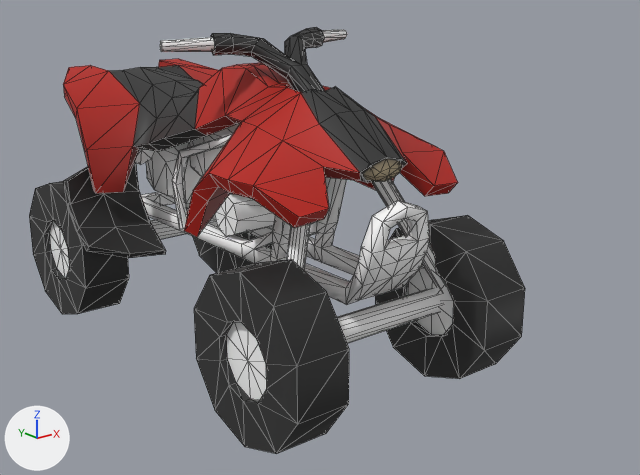
What one commit did to the glTF model EverythingLibraryBrowser/models/vehicles/vehicles-bikes-atv/vehicles-bikes-atv_v1.glb.
The view is the same before and after, from a 50 mm camera at (-1.89, -2.84, 1.49) aimed at (0.29, -0.11, 0.4). The lights are fixed; the arrows at lower left show +X, +Y and +Z. The older version comes first. Mesh edges are drawn as thin lines. Vertices at exactly the same position are counted once.

The older version as bpy lines, for what is in view:
```python
me_mesh_002 = bpy.data.meshes.new('Mesh.002')
me_mesh_002.from_pydata(...)  # 1050 vertices, 1774 faces; spans x -0.52..0.52, y -1.0..1.0, z 0.0..1.25
# faces by material slot: [1088, 686]
me_mesh_002.materials.append(mat_mat_standard_074)
me_mesh_002.materials.append(mat_mat_refl_047)
ob_atv = bpy.data.objects.new('ATV', me_mesh_002)
ob_atv.location = (0.0, 0.0, 0.0)
```
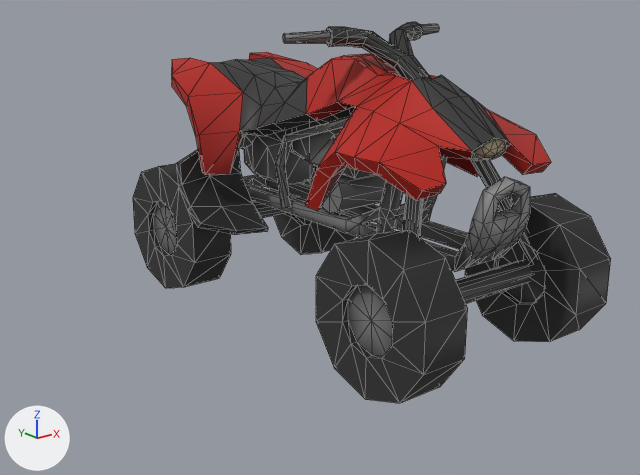
Edits to the scene script, one JSON object a line:
```json
{"block": "me_mesh_002", "where": "# used by ob_atv; location = (0.0, 0.0, 0.0)"}
{"op": "remove", "block": "me_mesh_002", "code": "me_mesh_002.from_pydata(...)  # 1050 vertices, 1774 faces; spans x -0.52..0.52, y -1.0..1.0, z 0.0..1.25"}
{"op": "remove", "block": "me_mesh_002", "code": "me_mesh_002.materials.append(mat_mat_standard_074)"}
{"op": "add", "block": "me_mesh_002", "code": "me_mesh_002.from_pydata(...)  # 446 vertices, 686 faces; spans x -0.48..0.48, y -0.91..0.85, z 0.16..1.24"}
{"block": "me_mesh_002", "change": "me_mesh_002 part 1: the loose piece of 216 vertices spanning x -0.46..0.46, y -0.82..0.96, z 0.59..1.13 is deleted"}
{"block": "me_mesh_002", "change": "me_mesh_002 part 2: the loose piece of 24 vertices spanning x -0.52..-0.21, y 0.27..0.57, z 0.33..0.7 is deleted"}
{"block": "me_mesh_002", "change": "me_mesh_002 part 3: the loose piece of 17 vertices spanning x -0.09..0.09, y -0.83..-0.77, z 0.81..0.89 is deleted"}
{"block": "me_mesh_002", "change": "me_mesh_002 part 4: 83 vertices removed from x -0.24..0.24, y -0.54..-0.13, z 0.94..1.25"}
{"block": "me_mesh_002", "change": "me_mesh_002 part 5: 60 vertices removed from x -0.5..-0.31, y 0.44..1.0, z 0.0..0.59"}
{"block": "me_mesh_002", "change": "me_mesh_002 part 6: 60 vertices removed from x -0.5..-0.31, y -1.0..-0.44, z 0.0..0.59"}
{"block": "me_mesh_002", "change": "me_mesh_002 part 7: 60 vertices removed from x 0.31..0.5, y -1.0..-0.44, z 0.0..0.59"}
{"block": "me_mesh_002", "change": "me_mesh_002 part 8: 60 vertices removed from x 0.31..0.5, y 0.44..1.0, z 0.0..0.59"}
{"block": "me_mesh_002", "change": "me_mesh_002 part 9: 574 kept faces spanning x -0.47..0.47, y -0.91..0.84, z 0.25..1.23 get new vertex colours; the middle colour goes from white #ffffff to dark grey #676767"}
{"block": "me_mesh_002", "change": "other edits to the shape of me_mesh_002 do not show in these pictures"}
{"op": "add", "block": "me_mesh_001", "code": ["me_mesh_001 = bpy.data.meshes.new('Mesh.001')", "me_mesh_001.from_pydata(...)  # 604 vertices, 1088 faces; spans x -0.52..0.52, y -1.0..1.0, z 0.0..1.25", "me_mesh_001.materials.append(mat_mat_standard_074)"]}
{"op": "set", "path": "ob_atv.location", "old": "(0.0, 0.0, 0.0)", "new": "(0.516, 0.0, 0.0)"}
{"op": "add", "block": "ob_atv_001", "code": ["ob_atv_001 = bpy.data.objects.new('ATV.001', me_mesh_001)", "ob_atv_001.location = (0.516, 0.0, 0.0)"]}
```

Location of each change, [x1, y1, x2, y2] in pixels of the pictures (640 x 475 px):
```json
{"object": "ATV", "change": "reshaped, moved", "before": [29, 27, 525, 454], "after": [153, 24, 546, 356], "on screen": "21% narrower, 22% shorter"}
{"object": "ATV.001", "change": "added", "after": [133, 22, 611, 403]}
{"part": 1, "of": "me_mesh_002", "change": "deleted", "before": [63, 59, 458, 237]}
{"part": 2, "of": "me_mesh_002", "change": "deleted", "before": [64, 163, 166, 258]}
{"part": 3, "of": "me_mesh_002", "change": "deleted", "before": [363, 159, 402, 181]}
{"part": 4, "of": "me_mesh_002", "change": "deleted", "before": [161, 27, 347, 92]}
{"part": 5, "of": "me_mesh_002", "change": "deleted", "before": [29, 181, 129, 314]}
{"part": 6, "of": "me_mesh_002", "change": "deleted", "before": [194, 259, 349, 454]}
{"part": 7, "of": "me_mesh_002", "change": "deleted", "before": [375, 215, 525, 379]}
{"part": 8, "of": "me_mesh_002", "change": "deleted", "before": [187, 209, 272, 273]}
{"part": 9, "of": "me_mesh_002", "change": "recoloured", "before": [134, 41, 444, 343], "after": [239, 34, 535, 303]}
```
